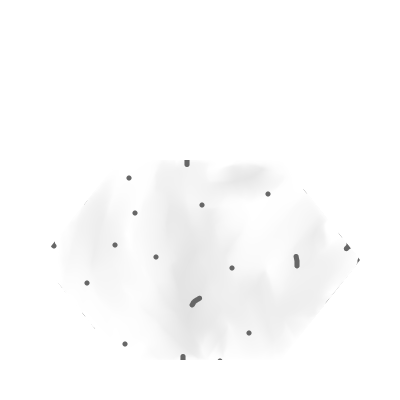
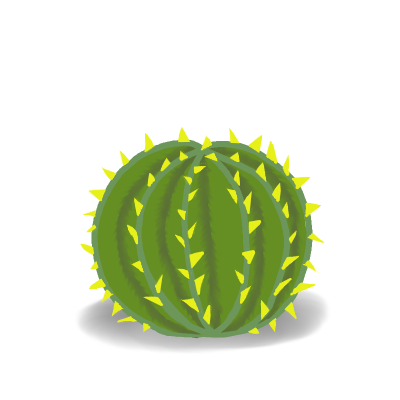
Revision of a layered 400×400 image; what changed, layer by layer:
showed group "SpikyPlant" (7 layers) over [51, 124, 360, 360]
showed group "Plant" (4 layers) over [51, 124, 360, 360]
painted on "Paint Layer 3" over [64, 128, 320, 360]
painted on "Paint Layer 5" over [64, 128, 320, 360]
showed "Shadow" (1st of 2, in "SpikyPlant"), painted on it over [64, 192, 360, 360]
hid group "Tile" (23 layers) over [51, 124, 360, 360]
painted on "Paint Layer 16" (2nd of 4, in "Tile" › "Wet" › "3") over [51, 128, 360, 360]
painted on "Paint Layer 15" (2nd of 4, in "Tile" › "Wet" › "3") over [51, 124, 360, 360]
painted on "Copy of Paint Layer 12" (2nd of 4, in "Tile" › "Wet") over [51, 128, 360, 360]
